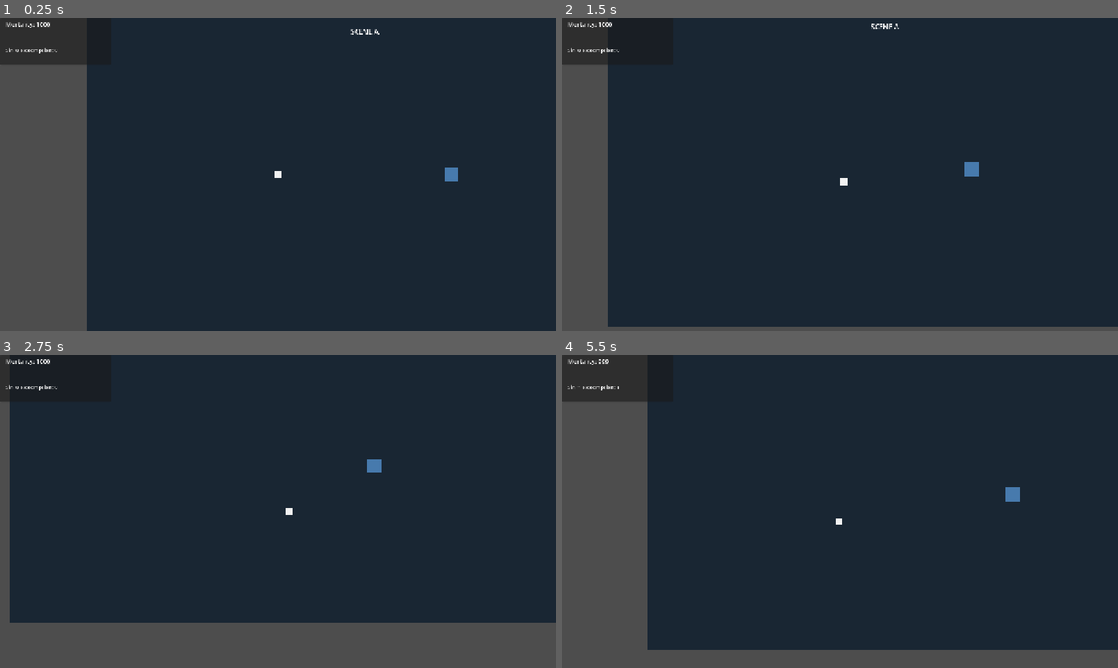
Above: before the commit, frames 1-4 (two rows, left to right).
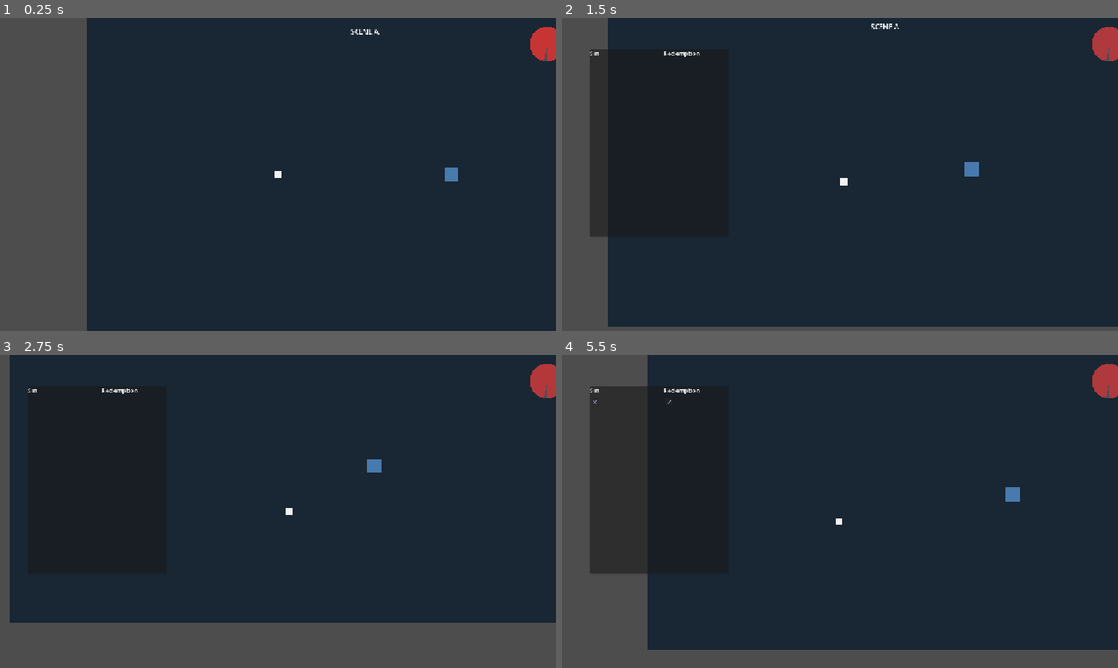
Above: after the commit, the same moments.

Repository: hpadilla16/nalaproject
Game: Godot game, scene res://scenes/main.tscn
Two runs of this game, one before a commit and one after it. Both use one fixed random seed, a clock stepped at 60 frames per second and the inputs below.
Inputs:
- Up to frame 1 (0.25 s): no input
- Up to frame 2 (1.5 s): tap Enter at 0.5 s; hold D (move_right) 0.53-1.28 s; hold Tab (ledger_toggle, bound only after the commit) 0.53-1.28 s; hold S (move_down) from 1.28 s (still down); tap Space (dialogue_advance) at 1.35 s
- Up to frame 3 (2.75 s): tap Tab (ledger_toggle, bound only after the commit) at 1.55 s; release S (move_down) at 2.03 s; hold D (move_right) from 2.03 s (still down); hold Tab (ledger_toggle, bound only after the commit) from 2.03 s (still down)
- Up to frame 4 (5.5 s): release D (move_right) at 2.78 s; release Tab (ledger_toggle, bound only after the commit) at 2.78 s; hold W (move_up) 2.78-3.53 s; tap Tab (ledger_toggle, bound only after the commit) at 2.85, 3.8, 4.35 s; hold Space (dialogue_advance) 3.53-4.28 s; hold A (move_left) 3.53-5.03 s; tap F3 (debug_add_redemption) at 4.15 s; tap F2 (debug_add_sin) at 4.9 s; hold S (move_down) from 5.03 s (still down); hold Tab (ledger_toggle, bound only after the commit) from 5.03 s (still down)

The runs differ from the first frame. In frame 1, 2.7% of the frame differs, in the area x 0-100%, y 0-15%; in frame 2, 3.4%; in frame 3, 0.9%; in frame 4, 8.0%, in the area x 0-100%, y 0-70%.

Commit message:
M1 ui-ux landed: mortality clock, ledger glyphs, dialogue panel

Diff:
--- a/godot/project.godot
+++ b/godot/project.godot
@@ -100,6 +100,11 @@
 "events": [Object(InputEventKey,"resource_local_to_scene":false,"resource_name":"","device":-1,"window_id":0,"alt_press …(195 unchanged characters)…
 ]
 }
+ledger_toggle={
+"deadzone": 0.5,
+"events": [Object(InputEventKey,"resource_local_to_scene":false,"resource_name":"","device":-1,"window_id":0,"alt_pressed":false,"shift_pressed":false,"ctrl_pressed":false,"meta_pressed":false,"pressed":false,"keycode":0,"physical_keycode":4194306,"key_label":0,"unicode":0,"location":0,"echo":false,"script":null)
+]
+}
 
 [rendering]
 
--- a/godot/scenes/test/scene_a.tscn
+++ b/godot/scenes/test/scene_a.tscn
@@ -1,13 +1,14 @@
-[gd_scene load_steps=6 format=3]
+[gd_scene load_steps=8 format=3]
 
 [ext_resource type="PackedScene" path="res://scenes/characters/protagonist/protagonist.tscn" id="1_prot"]
 [ext_resource type="PackedScene" path="res://scenes/world/portal.tscn" id="2_portal"]
-[ext_resource type="PackedScene" path="res://scenes/ui/debug_hud.tscn" id="3_debug"]
-[ext_resource type="PackedScene" path="res://scenes/ui/dialogue_runner.tscn" id="4_dialogue"]
-[ext_resource type="Script" path="res://scripts/test/scene_a_debug.gd" id="5_script"]
+[ext_resource type="PackedScene" path="res://scenes/ui/dialogue_runner.tscn" id="3_dialogue"]
+[ext_resource type="PackedScene" path="res://scenes/ui/mortality_hud.tscn" id="4_mortality"]
+[ext_resource type="PackedScene" path="res://scenes/ui/ledger_hud.tscn" id="5_ledger"]
+[ext_resource type="Script" path="res://scripts/test/scene_a_debug.gd" id="6_script"]
 
 [node name="SceneA" type="Node2D"]
-script = ExtResource("5_script")
+script = ExtResource("6_script")
 
 [node name="Background" type="Polygon2D" parent="."]
 color = Color(0.1, 0.15, 0.2, 1)
@@ -32,6 +33,8 @@
 target_scene_path = "res://scenes/test/scene_b.tscn"
 target_spawn_marker = "PlayerSpawn"
 
-[node name="DebugHUD" parent="." instance=ExtResource("3_debug")]
+[node name="DialogueRunner" parent="." instance=ExtResource("3_dialogue")]
 
-[node name="DialogueRunner" parent="." instance=ExtResource("4_dialogue")]
+[node name="MortalityHUD" parent="." instance=ExtResource("4_mortality")]
+
+[node name="LedgerHUD" parent="." instance=ExtResource("5_ledger")]
--- a/godot/scenes/ui/debug_hud.tscn
+++ /dev/null
@@ -1,6 +0,0 @@
-[gd_scene load_steps=2 format=3]
-
-[ext_resource type="Script" path="res://scripts/ui/debug_hud.gd" id="1_debug"]
-
-[node name="DebugHUD" type="CanvasLayer"]
-script = ExtResource("1_debug")
--- a/godot/scenes/ui/dialogue_runner.tscn
+++ b/godot/scenes/ui/dialogue_runner.tscn
@@ -1,6 +1,37 @@
-[gd_scene load_steps=2 format=3]
+[gd_scene load_steps=3 format=3]
 
 [ext_resource type="Script" path="res://scripts/systems/dialogue/dialogue_runner.gd" id="1_runner"]
 
+[sub_resource type="LabelSettings" id="LabelSettings_default"]
+font_sizes/font_size = 12
+
 [node name="DialogueRunner" type="CanvasLayer"]
+layer = 8
 script = ExtResource("1_runner")
+
+[node name="Panel" type="Panel" parent="."]
+anchors_preset = 17
+anchor_top = 1.0
+anchor_bottom = 1.0
+offset_left = -400.0
+offset_top = -200.0
+offset_right = 400.0
+custom_minimum_size = Vector2(800, 200)
+
+[node name="SpeakerLabel" type="Label" parent="Panel"]
+layout_mode = 0
+offset_left = 40.0
+offset_top = 20.0
+offset_right = 360.0
+offset_bottom = 40.0
+text = ""
+label_settings = SubResource("LabelSettings_default")
+
+[node name="TextDisplay" type="RichTextLabel" parent="Panel"]
+layout_mode = 0
+offset_left = 40.0
+offset_top = 60.0
+offset_right = 760.0
+offset_bottom = 190.0
+bbcode_enabled = true
+text = ""
--- /dev/null
+++ b/godot/scenes/ui/ledger_glyph.tscn
@@ -0,0 +1,8 @@
+[gd_scene load_steps=2 format=3]
+
+[ext_resource type="Script" path="res://scripts/ui/ledger_glyph.gd" id="1_glyph"]
+
+[node name="LedgerGlyph" type="Control"]
+layout_mode=3
+anchors_preset=0
+script = ExtResource("1_glyph")
--- /dev/null
+++ b/godot/scenes/ui/ledger_hud.tscn
@@ -0,0 +1,7 @@
+[gd_scene load_steps=2 format=3]
+
+[ext_resource type="Script" path="res://scripts/ui/ledger_hud.gd" id="1_hud"]
+
+[node name="LedgerHUD" type="CanvasLayer"]
+layer = 9
+script = ExtResource("1_hud")
--- /dev/null
+++ b/godot/scenes/ui/mortality_hud.tscn
@@ -0,0 +1,7 @@
+[gd_scene load_steps=2 format=3]
+
+[ext_resource type="Script" path="res://scripts/ui/mortality_hud.gd" id="1_hud"]
+
+[node name="MortalityHUD" type="CanvasLayer"]
+layer = 10
+script = ExtResource("1_hud")
--- a/godot/scripts/systems/dialogue/dialogue_runner.gd
+++ b/godot/scripts/systems/dialogue/dialogue_runner.gd
@@ -24,39 +24,11 @@
 
 
 func _ready() -> void:
-	_setup_ui()
+	# Wire up scene-authored nodes instead of creating in code
+	_panel = $Panel
+	_speaker_label = $Panel/SpeakerLabel
+	_text_display = $Panel/TextDisplay
 	visible = false
-
-
-func _setup_ui() -> void:
-	# Create panel backdrop
-	_panel = Panel.new()
-	_panel.custom_minimum_size = Vector2(800, 200)
-	_panel.anchor_left = 0.5
-	_panel.anchor_top = 1.0
-	_panel.anchor_right = 0.5
-	_panel.anchor_bottom = 1.0
-	_panel.offset_left = -400
-	_panel.offset_top = -200
-	add_child(_panel)
-
-	# Create speaker label
-	_speaker_label = Label.new()
-	_speaker_label.anchor_left = 0.05
-	_speaker_label.anchor_top = 0.1
-	_speaker_label.text = ""
-	_speaker_label.add_theme_font_size_override("font_size", 16)
-	_panel.add_child(_speaker_label)
-
-	# Create rich text display
-	_text_display = RichTextLabel.new()
-	_text_display.anchor_left = 0.05
-	_text_display.anchor_top = 0.3
-	_text_display.anchor_right = 0.95
-	_text_display.anchor_bottom = 0.95
-	_text_display.bbcode_enabled = true
-	_text_display.custom_minimum_size = Vector2(750, 150)
-	_panel.add_child(_text_display)
 
 
 func play(res: DialogueResource) -> void:
--- a/godot/scripts/ui/debug_hud.gd
+++ /dev/null
@@ -1,122 +0,0 @@
-# DEBUG PLACEHOLDER — replaced by ui-ux-expert in M1 visual pass.
-
-extends CanvasLayer
-class_name DebugHUD
-
-## Temporary debug panel showing mortality state and ledger counts.
-## Listens to MortalityClock and LedgerState autoloads and renders
-## their state in real-time. M1-scoped; will be removed when proper
-## UI is designed.
-
-var _mortality_label: Label
-var _sin_count_label: Label
-var _redemption_count_label: Label
-var _flash_timer: float = 0.0
-var _sin_flash: bool = false
-var _redemption_flash: bool = false
-
-
-func _ready() -> void:
-	_setup_ui()
-	_connect_signals()
-
-
-func _setup_ui() -> void:
-	# Container panel
-	var panel = Panel.new()
-	panel.anchor_left = 0.0
-	panel.anchor_top = 0.0
-	panel.anchor_right = 0.2
-	panel.anchor_bottom = 0.15
-	add_child(panel)
-
-	# Mortality label
-	_mortality_label = Label.new()
-	_mortality_label.anchor_left = 0.05
-	_mortality_label.anchor_top = 0.05
-	_mortality_label.text = "Mortality: --"
-	_mortality_label.add_theme_font_size_override("font_size", 14)
-	panel.add_child(_mortality_label)
-
-	# Ledger label container
-	var ledger_container = HBoxContainer.new()
-	ledger_container.anchor_left = 0.05
-	ledger_container.anchor_top = 0.5
-	ledger_container.custom_minimum_size = Vector2(200, 40)
-	panel.add_child(ledger_container)
-
-	_sin_count_label = Label.new()
-	_sin_count_label.text = "Sin: 0"
-	_sin_count_label.add_theme_font_size_override("font_size", 12)
-	ledger_container.add_child(_sin_count_label)
-
-	_redemption_count_label = Label.new()
-	_redemption_count_label.text = "Redemption: 0"
-	_redemption_count_label.add_theme_font_size_override("font_size", 12)
-	ledger_container.add_child(_redemption_count_label)
-
-	_update_mortality()
-	_update_ledger()
-
-
-func _connect_signals() -> void:
-	MortalityClock.mortality_changed.connect(_on_mortality_changed)
-	MortalityClock.mortality_low.connect(_on_mortality_low)
-	MortalityClock.mortality_exhausted.connect(_on_mortality_exhausted)
-	LedgerState.sin_recorded.connect(_on_sin_recorded)
-	LedgerState.redemption_recorded.connect(_on_redemption_recorded)
-
-
-func _on_mortality_changed(_new_value: float, _delta: float) -> void:
-	_update_mortality()
-
-
-func _on_mortality_low(_value: float) -> void:
-	_mortality_label.add_theme_color_override("font_color", Color.YELLOW)
-
-
-func _on_mortality_exhausted() -> void:
-	_mortality_label.add_theme_color_override("font_color", Color.RED)
-
-
-func _on_sin_recorded(_event: LedgerEvent) -> void:
-	_sin_flash = true
-	_flash_timer = 0.3
-	_update_ledger()
-
-
-func _on_redemption_recorded(_event: LedgerEvent) -> void:
-	_redemption_flash = true
-	_flash_timer = 0.3
-	_update_ledger()
-
-
-func _update_mortality() -> void:
-	var mortality: Mortality = RunStateRegistry.run_state.mortality
-	_mortality_label.text = "Mortality: %.0f" % mortality.current
-
-
-func _update_ledger() -> void:
-	var ledger: Ledger = RunStateRegistry.run_state.ledger
-	_sin_count_label.text = "Sin: %d" % ledger.sins.size()
-	_redemption_count_label.text = "Redemption: %d" % ledger.redemptions.size()
-
-
-func _process(delta: float) -> void:
-	# Flash only the column whose ledger event just fired, per dispatch §4.3
-	# ("small column-flash when LedgerState appends"). Both flags get cleared
-	# when the timer expires.
-	if _flash_timer > 0.0:
-		_flash_timer -= delta
-		var alpha: float = fmod(_flash_timer * 3.0, 1.0)
-		var flash_color: Color = Color.WHITE
-		flash_color.a = 0.5 + (alpha * 0.5)
-		if _sin_flash:
-			_sin_count_label.modulate = flash_color
-		if _redemption_flash:
-			_redemption_count_label.modulate = flash_color
-	else:
-		_sin_count_label.modulate = Color.WHITE
-		_redemption_count_label.modulate = Color.WHITE
-		_sin_flash = false
-		_redemption_flash = false
--- /dev/null
+++ b/godot/scripts/ui/ledger_glyph.gd
@@ -0,0 +1,62 @@
+extends Control
+class_name LedgerGlyph
+
+## A small abstract etched shape used as a ledger mark.
+## One identical glyph per event (sin or redemption).
+## M1 placeholder: small crossed-lines shape. Pixel-art-sprite-expert
+## will replace with final etched glyph art later.
+
+@export var glyph_size: float = 16.0
+@export var glyph_color: Color = Color(0.6, 0.6, 0.65, 1.0)
+
+var _polygon: Polygon2D
+
+
+func _ready() -> void:
+	_setup_glyph()
+
+
+func _setup_glyph() -> void:
+	# Simple placeholder: an 'X' shape on a subtle background square.
+	# Polygon2D coordinates are in the parent Control's local space; (0,0) is
+	# the top-left of the glyph cell. Center the X by offsetting to the cell's
+	# midpoint instead of letting the polygons draw at the corner.
+	custom_minimum_size = Vector2(glyph_size * 1.5, glyph_size * 1.5)
+	var center: Vector2 = custom_minimum_size * 0.5
+
+	# Background (small square, drawn behind the X via z-index ordering by
+	# being added first).
+	var bg: ColorRect = ColorRect.new()
+	bg.color = Color(0.15, 0.15, 0.2, 0.5)
+	bg.custom_minimum_size = Vector2(glyph_size, glyph_size)
+	bg.position = center - bg.custom_minimum_size * 0.5
+	add_child(bg)
+
+	# Etched mark (two crossed lines forming an X), centered in the cell.
+	_polygon = Polygon2D.new()
+	_polygon.color = glyph_color
+	_polygon.position = center
+
+	var half: float = glyph_size * 0.25
+	var points: PackedVector2Array = [
+		Vector2(-half, -half),
+		Vector2(half, half),
+		Vector2(half - 2, half),
+		Vector2(-half, -half + 2),
+	]
+	_polygon.polygon = points
+	add_child(_polygon)
+
+	# Second line of X
+	var poly2: Polygon2D = Polygon2D.new()
+	poly2.color = glyph_color
+	poly2.position = center
+
+	var points2: PackedVector2Array = [
+		Vector2(half, -half),
+		Vector2(-half, half),
+		Vector2(-half + 2, half),
+		Vector2(half, -half + 2),
+	]
+	poly2.polygon = points2
+	add_child(poly2)
--- /dev/null
+++ b/godot/scripts/ui/ledger_hud.gd
@@ -0,0 +1,149 @@
+extends CanvasLayer
+class_name LedgerHUD
+
+## Two-column ledger (Sin left, Redemption right). Hidden by default.
+## Pulled open/closed with Tab key (toggle). Small column-flash when
+## ledger events fire, even if panel hidden. Glyphs instantiated as
+## each sin/redemption event is recorded.
+
+var _ledger_panel: PanelContainer
+var _sin_column: VBoxContainer
+var _redemption_column: VBoxContainer
+var _visible_toggle: bool = false
+var _sin_flash_tween: Tween
+var _redemption_flash_tween: Tween
+var _sin_flash_rect: ColorRect
+var _redemption_flash_rect: ColorRect
+
+const GLYPH_SCENE: String = "res://scenes/ui/ledger_glyph.tscn"
+
+
+func _ready() -> void:
+	_setup_ui()
+	_connect_signals()
+
+
+func _setup_ui() -> void:
+	# Main panel container (hidden by default)
+	_ledger_panel = PanelContainer.new()
+	_ledger_panel.custom_minimum_size = Vector2(300, 400)
+	_ledger_panel.anchor_left = 0.05
+	_ledger_panel.anchor_top = 0.1
+	_ledger_panel.anchor_right = 0.3
+	_ledger_panel.anchor_bottom = 0.7
+	_ledger_panel.visible = false
+	add_child(_ledger_panel)
+
+	# Internal layout: HBox for two columns
+	var hbox: HBoxContainer = HBoxContainer.new()
+	hbox.add_theme_constant_override("separation", 20)
+	_ledger_panel.add_child(hbox)
+
+	# Sin column (left)
+	var sin_vbox: VBoxContainer = VBoxContainer.new()
+	sin_vbox.size_flags_horizontal = Control.SIZE_EXPAND_FILL
+	hbox.add_child(sin_vbox)
+
+	var sin_label: Label = Label.new()
+	sin_label.text = "Sin"
+	sin_label.add_theme_font_size_override("font_size", 14)
+	sin_vbox.add_child(sin_label)
+
+	_sin_column = VBoxContainer.new()
+	_sin_column.size_flags_vertical = Control.SIZE_EXPAND_FILL
+	sin_vbox.add_child(_sin_column)
+
+	# Redemption column (right)
+	var redemption_vbox: VBoxContainer = VBoxContainer.new()
+	redemption_vbox.size_flags_horizontal = Control.SIZE_EXPAND_FILL
+	hbox.add_child(redemption_vbox)
+
+	var redemption_label: Label = Label.new()
+	redemption_label.text = "Redemption"
+	redemption_label.add_theme_font_size_override("font_size", 14)
+	redemption_vbox.add_child(redemption_label)
+
+	_redemption_column = VBoxContainer.new()
+	_redemption_column.size_flags_vertical = Control.SIZE_EXPAND_FILL
+	redemption_vbox.add_child(_redemption_column)
+
+	# Flash rects (edge flashes when ledger events fire). Hue choice is
+	# colorblind-considerate per ui-ux-pro-max accessibility priority:
+	# warm amber for Sin and cool teal for Redemption — distinct in both
+	# hue and luminance so red-green color-vision-deficient players read
+	# the affordance from the column position plus the color shift.
+	_sin_flash_rect = ColorRect.new()
+	_sin_flash_rect.color = Color(0.85, 0.55, 0.15, 0.6)
+	_sin_flash_rect.anchor_left = 0.0
+	_sin_flash_rect.anchor_top = 0.1
+	_sin_flash_rect.anchor_right = 0.02
+	_sin_flash_rect.anchor_bottom = 0.7
+	_sin_flash_rect.modulate.a = 0.0
+	add_child(_sin_flash_rect)
+
+	_redemption_flash_rect = ColorRect.new()
+	_redemption_flash_rect.color = Color(0.15, 0.65, 0.75, 0.6)
+	_redemption_flash_rect.anchor_left = 0.98
+	_redemption_flash_rect.anchor_top = 0.1
+	_redemption_flash_rect.anchor_right = 1.0
+	_redemption_flash_rect.anchor_bottom = 0.7
+	_redemption_flash_rect.modulate.a = 0.0
+	add_child(_redemption_flash_rect)
+
+	# Populate columns from existing ledger state
+	var ledger: Ledger = RunStateRegistry.run_state.ledger
+	if ledger:
+		for _event in ledger.sins:
+			_add_glyph_to_column(_sin_column)
+		for _event in ledger.redemptions:
+			_add_glyph_to_column(_redemption_column)
+
+	# Note: ledger_toggle input action is registered in project.godot
+
+
+func _connect_signals() -> void:
+	if LedgerState:
+		LedgerState.sin_recorded.connect(_on_sin_recorded)
+		LedgerState.redemption_recorded.connect(_on_redemption_recorded)
+
+
+func _input(event: InputEvent) -> void:
+	if event.is_action_pressed("ledger_toggle"):
+		_visible_toggle = !_visible_toggle
+		_ledger_panel.visible = _visible_toggle
+		get_tree().root.set_input_as_handled()
+
+
+func _on_sin_recorded(_event: LedgerEvent) -> void:
+	_add_glyph_to_column(_sin_column)
+	_flash_column(_sin_flash_rect)
+
+
+func _on_redemption_recorded(_event: LedgerEvent) -> void:
+	_add_glyph_to_column(_redemption_column)
+	_flash_column(_redemption_flash_rect)
+
+
+func _add_glyph_to_column(column: VBoxContainer) -> void:
+	var glyph_scene: PackedScene = load(GLYPH_SCENE)
+	if not glyph_scene:
+		return
+	var glyph: Node = glyph_scene.instantiate()
+	column.add_child(glyph)
+
+
+func _flash_column(flash_rect: ColorRect) -> void:
+	# Brief edge flash
+	if _sin_flash_tween and flash_rect == _sin_flash_rect:
+		_sin_flash_tween.kill()
+	elif _redemption_flash_tween and flash_rect == _redemption_flash_rect:
+		_redemption_flash_tween.kill()
+
+	var tween: Tween = create_tween()
+	flash_rect.modulate.a = 1.0
+	tween.tween_property(flash_rect, "modulate:a", 0.0, 0.3)
+
+	if flash_rect == _sin_flash_rect:
+		_sin_flash_tween = tween
+	else:
+		_redemption_flash_tween = tween
--- /dev/null
+++ b/godot/scripts/ui/mortality_hud.gd
@@ -0,0 +1,217 @@
+extends CanvasLayer
+class_name MortalityHUD
+
+## Bleeding clock HUD. Renders a fill-based mortality readout with three
+## visual states: passive bleed (descent baseline), active bleed (when
+## compassion/rescue cost mortality), critical (under ~10% remaining).
+## States are distinguished by gradient AND shape per §23.8 colorblind-
+## considerate design. Persistent top-right.
+
+@export var hud_offset: Vector2 = Vector2(1260, 60)
+@export var clock_radius: float = 40.0
+@export var critical_threshold: float = 0.1
+
+var _clock_container: Control
+var _background: Polygon2D
+var _fill: Polygon2D
+var _droplet: Polygon2D
+var _pulse_tween: Tween
+var _active_bleed_tween: Tween
+
+var _current_state: String = "passive"  # passive, active, critical
+var _fill_ratio: float = 1.0
+
+
+func _ready() -> void:
+	_setup_ui()
+	_connect_signals()
+	_update_fill_from_mortality()
+
+
+func _setup_ui() -> void:
+	# Container for the clock (anchored to top-right)
+	_clock_container = Control.new()
+	_clock_container.position = hud_offset
+	_clock_container.custom_minimum_size = Vector2(clock_radius * 2.5, clock_radius * 2.5)
+	add_child(_clock_container)
+
+	# Background circle (passive state baseline)
+	_background = Polygon2D.new()
+	_background.color = Color(0.3, 0.3, 0.35, 1.0)
+	_setup_circle_polygon(_background, clock_radius, 32)
+	_clock_container.add_child(_background)
+
+	# Fill circle (changes with mortality)
+	_fill = Polygon2D.new()
+	_fill.color = Color(0.8, 0.2, 0.2, 1.0)  # Starts red; gradient applied in state changes
+	_setup_circle_polygon(_fill, clock_radius, 32)
+	_clock_container.add_child(_fill)
+
+	# Droplet shape (appears in active/critical states)
+	_droplet = Polygon2D.new()
+	_droplet.color = Color(0.9, 0.1, 0.1, 0.8)
+	_droplet.visible = false
+	_setup_droplet_polygon(_droplet)
+	_clock_container.add_child(_droplet)
+
+	# Start passive pulse
+	_start_passive_pulse()
+
+
+func _setup_circle_polygon(poly: Polygon2D, radius: float, segments: int) -> void:
+	var points: PackedVector2Array = []
+	for i in range(segments):
+		var angle: float = (TAU * i) / segments
+		var x: float = cos(angle) * radius
+		var y: float = sin(angle) * radius
+		points.append(Vector2(x, y))
+	poly.polygon = points
+
+
+func _setup_droplet_polygon(poly: Polygon2D) -> void:
+	# Simple teardrop shape: circle top, point bottom
+	var points: PackedVector2Array = [
+		Vector2(0, -20),      # top
+		Vector2(15, -5),      # right curve
+		Vector2(10, 10),      # right bulge
+		Vector2(0, 25),       # point bottom
+		Vector2(-10, 10),     # left bulge
+		Vector2(-15, -5),     # left curve
+	]
+	poly.polygon = points
+
+
+func _connect_signals() -> void:
+	if not MortalityClock:
+		return
+	MortalityClock.mortality_changed.connect(_on_mortality_changed)
+	MortalityClock.mortality_low.connect(_on_mortality_low)
+	MortalityClock.mortality_exhausted.connect(_on_mortality_exhausted)
+
+
+func _on_mortality_changed(_new_value: float, _delta: float) -> void:
+	# Large delta = active bleed (compassion/rescue cost)
+	if abs(_delta) > 50.0:
+		_set_state("active")
+	_update_fill_from_mortality()
+
+
+func _on_mortality_low(_value: float) -> void:
+	# Transition to critical state without overriding if already critical
+	if _current_state != "critical":
+		_set_state("critical")
+
+
+func _on_mortality_exhausted() -> void:
+	_set_state("critical")
+
+
+func _update_fill_from_mortality() -> void:
+	var mortality: Mortality = RunStateRegistry.run_state.mortality
+	if not mortality:
+		return
+
+	_fill_ratio = clamp(mortality.current / mortality.peak, 0.0, 1.0)
+
+	# Update fill polygon as a pie/circle segment
+	_update_fill_circle(_fill, _fill_ratio)
+
+
+func _update_fill_circle(poly: Polygon2D, fill_ratio: float) -> void:
+	# Draw a filled circle segment (0 = empty, 1 = full)
+	# Start at top, sweep clockwise
+	var segments: int = 32
+	var filled_segments: int = int(segments * fill_ratio)
+
+	var points: PackedVector2Array = [Vector2.ZERO]  # Center
+	for i in range(filled_segments + 1):
+		var angle: float = -(TAU * i) / segments + TAU / 4  # Start from top, sweep clockwise
+		var x: float = cos(angle) * clock_radius
+		var y: float = sin(angle) * clock_radius
+		points.append(Vector2(x, y))
+
+	if filled_segments < segments:
+		# Close with center point again for partial fill
+		points.append(Vector2.ZERO)
+
+	poly.polygon = points
+
+
+func _set_state(new_state: String) -> void:
+	if new_state == _current_state:
+		return
+
+	_current_state = new_state
+
+	# Kill existing tweens
+	if _pulse_tween:
+		_pulse_tween.kill()
+	if _active_bleed_tween:
+		_active_bleed_tween.kill()
+
+	match new_state:
+		"passive":
+			_fill.color = Color(0.7, 0.15, 0.15, 1.0)
+			_droplet.visible = false
+			_start_passive_pulse()
+
+		"active":
+			_fill.color = Color(0.9, 0.1, 0.1, 1.0)
+			_droplet.visible = true
+			_start_active_pulse()
+			# Auto-revert to passive after ~1 second if no further drain
+			await get_tree().create_timer(1.5).timeout
+			if _current_state == "active":
+				_set_state("passive")
+
+		"critical":
+			_fill.color = Color(0.95, 0.05, 0.05, 1.0)
+			_droplet.visible = true
+			_background.color = Color(0.4, 0.2, 0.2, 1.0)  # Darken background in critical
+			_start_critical_pulse()
+
+
+func _start_passive_pulse() -> void:
+	# Slow, calm pulse
+	_pulse_tween = create_tween()
+	_pulse_tween.set_loops()
+	_pulse_tween.tween_property(_fill, "modulate:a", 0.7, 2.0)
+	_pulse_tween.tween_property(_fill, "modulate:a", 1.0, 2.0)
+
+
+func _start_active_pulse() -> void:
+	# Faster, more agitated pulse
+	_pulse_tween = create_tween()
+	_pulse_tween.set_loops()
+	_pulse_tween.tween_property(_fill, "modulate:a", 0.6, 0.5)
+	_pulse_tween.tween_property(_fill, "modulate:a", 1.0, 0.5)
+
+	# Droplet animate: scale up/down
+	_active_bleed_tween = create_tween()
+	_active_bleed_tween.set_loops()
+	_droplet.scale = Vector2(0.8, 0.8)
+	_active_bleed_tween.tween_property(_droplet, "scale", Vector2(1.2, 1.2), 0.3)
+	_active_bleed_tween.tween_property(_droplet, "scale", Vector2(0.8, 0.8), 0.3)
+
+
+func _start_critical_pulse() -> void:
+	# Irregular, urgent pulse
+	_pulse_tween = create_tween()
+	_pulse_tween.set_loops()
+	_pulse_tween.tween_property(_fill, "modulate:a", 0.5, 0.3)
+	_pulse_tween.tween_property(_fill, "modulate:a", 1.0, 0.2)
+	_pulse_tween.tween_callback(func(): pass)
+	_pulse_tween.tween_property(_fill, "modulate:a", 0.7, 0.4)
+
+	# Droplet rapid flicker
+	_active_bleed_tween = create_tween()
+	_active_bleed_tween.set_loops()
+	_droplet.scale = Vector2(1.0, 1.0)
+	_active_bleed_tween.tween_property(_droplet, "scale", Vector2(1.3, 1.3), 0.2)
+	_active_bleed_tween.tween_property(_droplet, "scale", Vector2(0.9, 0.9), 0.1)
+	_active_bleed_tween.tween_property(_droplet, "scale", Vector2(1.2, 1.2), 0.1)
+
+
+func _process(_delta: float) -> void:
+	# Update fill every frame in case mortality changes
+	_update_fill_from_mortality()
Not shown, removed: godot/scripts/ui/debug_hud.gd.uid
Not shown, added: godot/scripts/ui/ledger_glyph.gd.uid
Not shown, added: godot/scripts/ui/ledger_hud.gd.uid
Not shown, added: godot/scripts/ui/mortality_hud.gd.uid
Not shown, added: docs/design-notes/ledger-glyph.md
Not shown, added: docs/design-notes/typography.md
Not shown, added: docs/devlog/008-m1-uiux-landing.md
